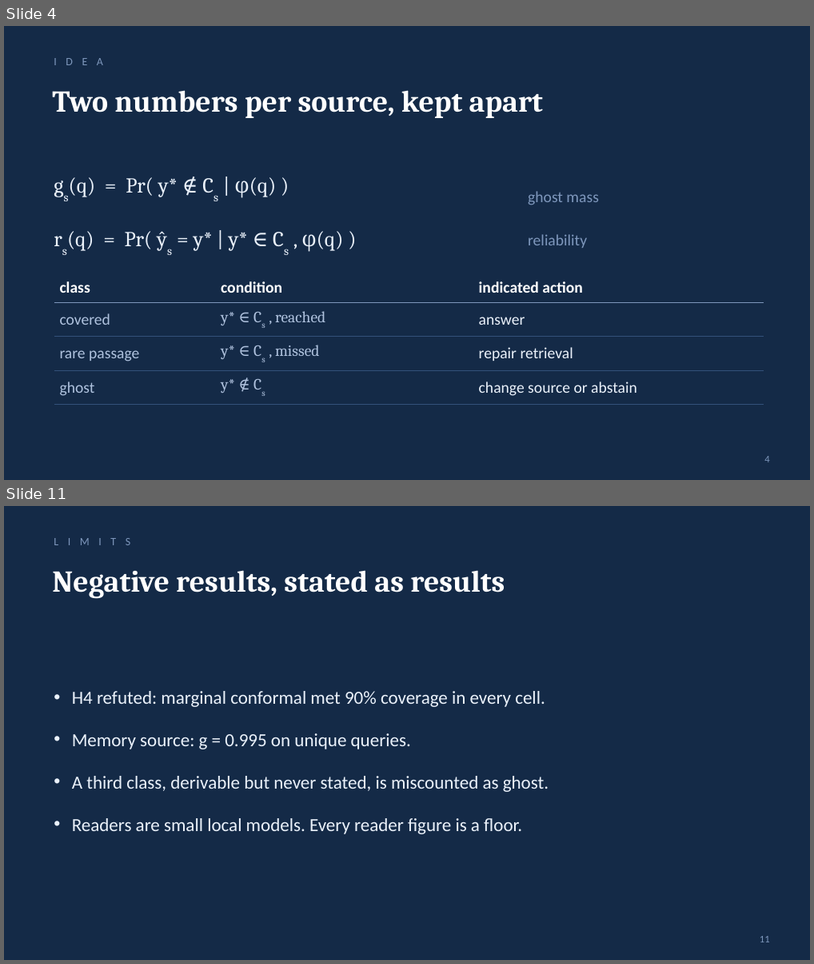
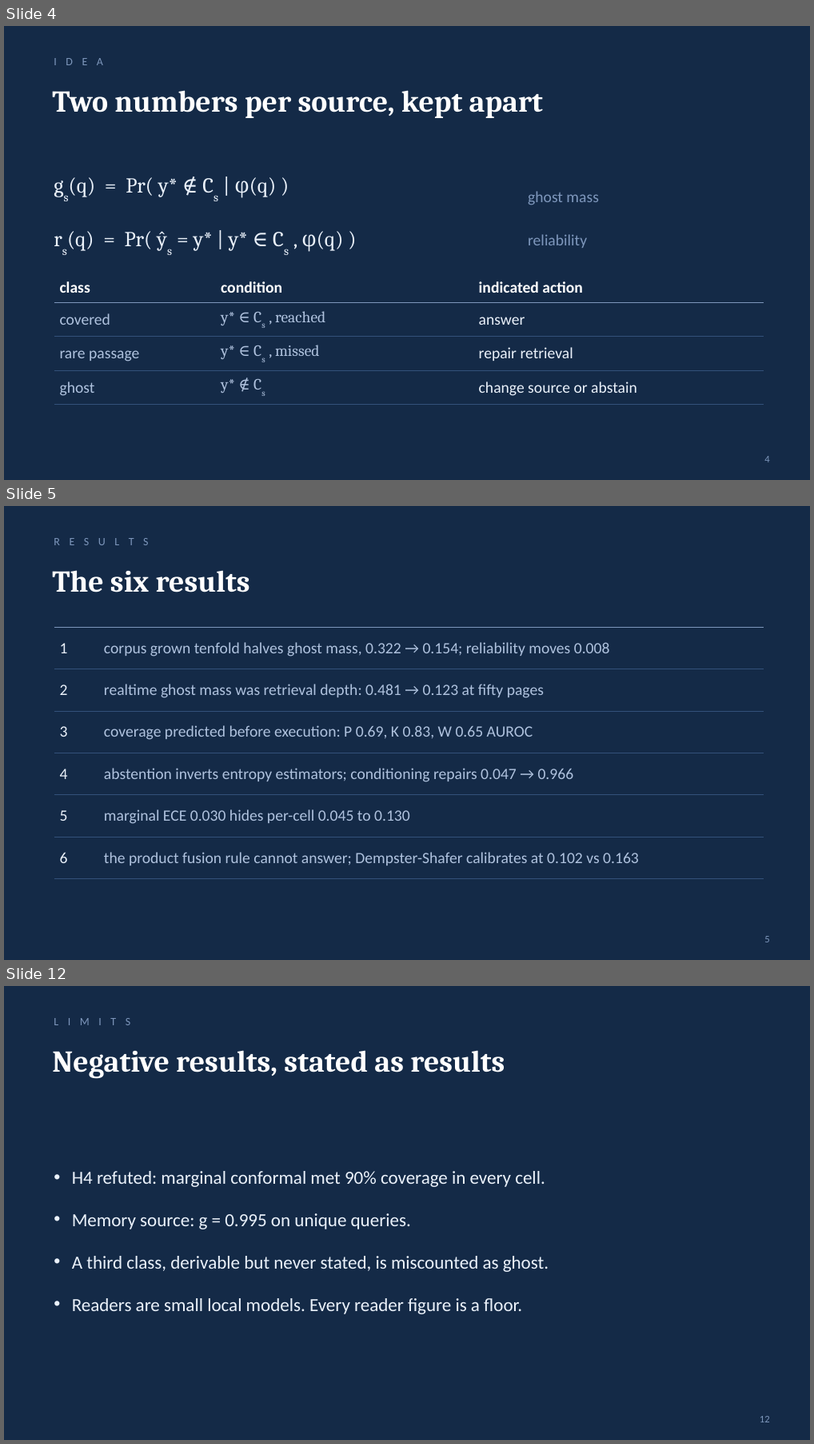
Before and after one commit to shecode-hue/knowing-where-not-to-look, a slide deck: presentation/knowing_where_not_to_look.pptx. Shown one above the other, each under a label of ours: slides 4 and 11 before the commit, slides 4, 5 and 12 after it; the slides between them are not shown. The pictures are 814x964 and 814x1444 pixels, drawn with LibreOffice and Linux fonts; fonts in the diff are those of the drawing. Boxes give left, top, right and bottom in pixels: in the first picture for what was removed or moved away, otherwise in the second. Text is boxed around its words. In the diff, an @@ line names an element or a change of style, - is before the commit and + after.

Commit message:
Result-forward deck: numeric finding titles and a six-results slide
Every result slide's title now states its finding with the number:
'Corpus x 10: g -0.168, r -0.008', 'Realtime g: 0.481 to 0.123 at
depth', 'Coverage guessable: AUROC 0.65 to 0.83', 'Refusal reads as
confidence: 0.047 to 0.966', 'ECE 0.030 overall hides 0.130 in cells',
'Product rule mute; DS ECE 0.102 vs 0.163'. A thirteenth slide, The
six results, lists the full payload before the deep dives.

```diff
--- a/presentation/knowing_where_not_to_look.pptx
+++ b/presentation/knowing_where_not_to_look.pptx
@@ slide 5 added at (4, 506, 810, 960), background #142A47 @@
@@ text added at (54, 538, 148, 545), 10 pt, text #7E97BC @@
+R E S U L T S
@@ text added at (52, 570, 250, 592), 27 pt, text #FFFFFF, bold @@
+The six results
@@ table added at (54, 627, 764, 868), 6 rows, 2 columns @@
+1 | corpus grown tenfold halves ghost mass, 0.322 → 0.154; reliability moves 0.008
+2 | realtime ghost mass was retrieval depth: 0.481 → 0.123 at fifty pages
+3 | coverage predicted before execution: P 0.69, K 0.83, W 0.65 AUROC
+4 | abstention inverts entropy estimators; conditioning repairs 0.047 → 0.966
+5 | marginal ECE 0.030 hides per-cell 0.045 to 0.130
+6 | the product fusion rule cannot answer; Dempster-Shafer calibrates at 0.102 vs 0.163
@@ page number added at (765, 936, 770, 942), 9 pt, text #7E97BC @@
+5
@@ what was slide 11 is now slide 12 @@
@@ page number at (760, 1416, 770, 1422): text changed @@
-11
+12
```
Also in this commit, not shown: 6 slides changed, 1 other file.
